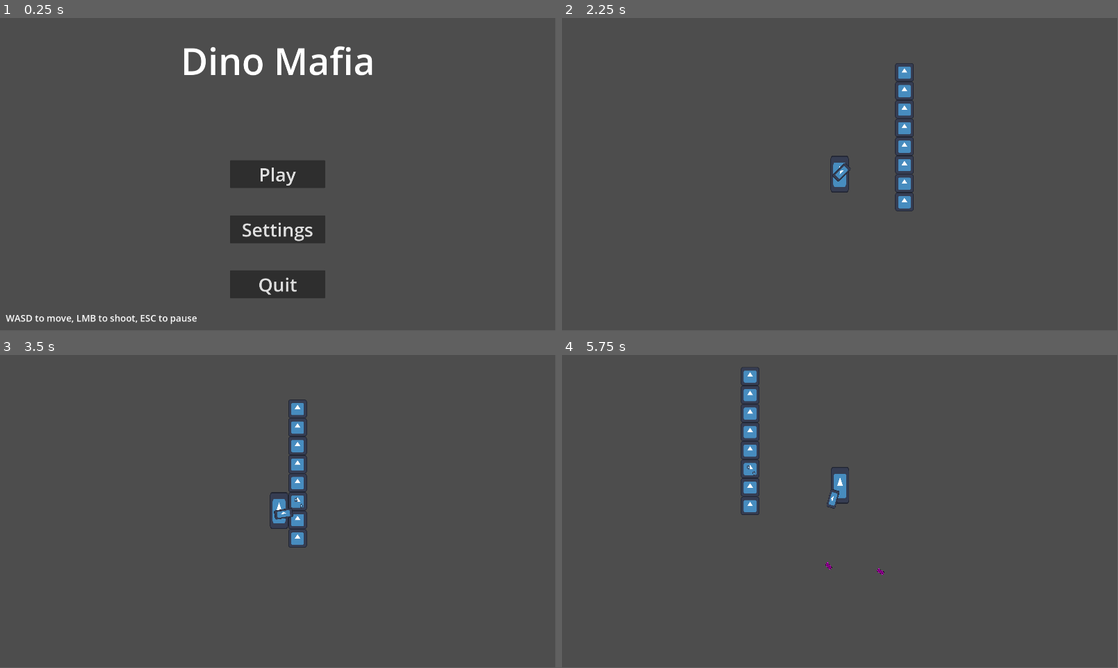
Above: before the commit, frames 1-4 (two rows, left to right).
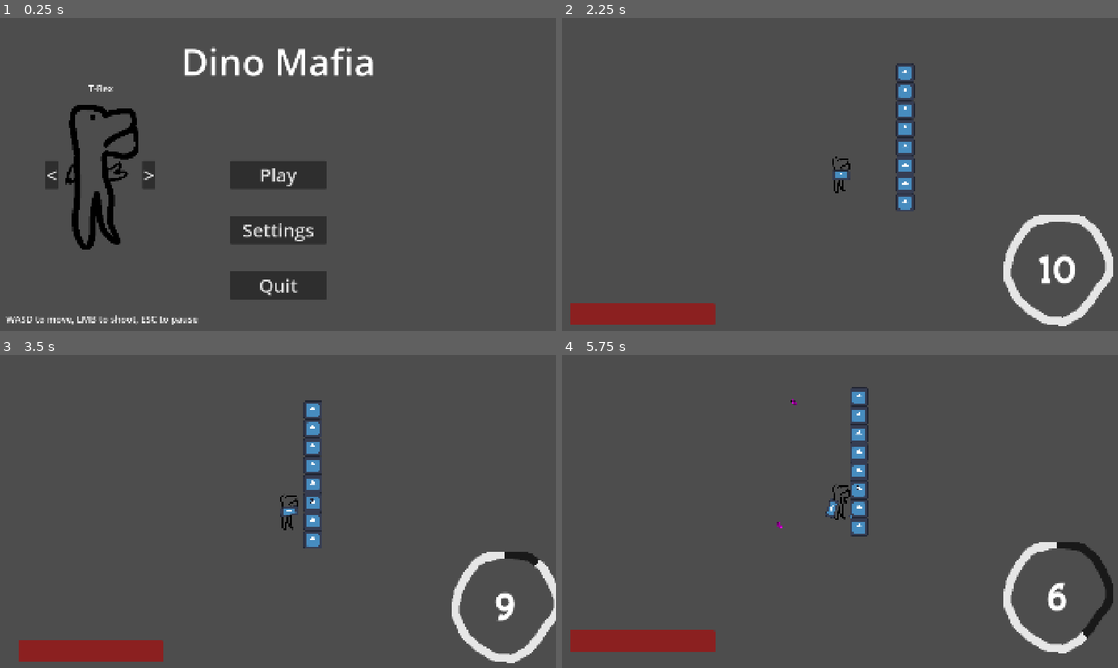
Above: after the commit, the same moments.

Repository: Username1930466/AppleSeedGameJam
Game: Godot game, scene res://scenes/Menu.tscn
The game is run twice, just before and just after one commit, with the same random seed, the same clock (stepped at 60 frames per second) and the same inputs. The engine's default icon, where the game draws it, is replaced by a stand-in: a white triangle on a blue panel in a dark square.
Inputs (mouse positions are in pixels of both pictures, inside the frame that each line leads up to):
- Up to frame 1 (0.25 s): no input
- Up to frame 2 (2.25 s): click (712, 174) at 0.5 s, where only the run after the commit has a clickable ">"; click (612, 174) at 1.25 s, where only the run after the commit has a clickable "<"; click "Play" at 2 s
- Up to frame 3 (3.5 s): tap Enter at 2.75 s; move the mouse to (400, 495) at 2.77 s; press the mouse at (400, 495) at 2.78 s; hold D (move_right) from 2.78 s (still down)
- Up to frame 4 (5.75 s): move the mouse to (728, 527) at 3.52 s; release D (move_right) at 3.53 s; release the mouse at (728, 527) at 3.53 s; hold S (move_down) 3.53-4.28 s; click (728, 527) at 3.6 s; move the mouse to (895, 442) at 4.27 s; press the mouse at (895, 442) at 4.28 s; hold D (move_right) 4.28-5.03 s; move the mouse to (812, 574) at 5.02 s; release the mouse at (812, 574) at 5.03 s; hold W (move_up) from 5.03 s (still down); click (812, 574) at 5.1 s
In our replay, the window is 799x449 before the commit and 800x450 after it. These sizes can differ from the game's own. Grey fills any space a smaller window leaves; there, only what the larger window draws over its background counts as a difference.

The runs differ from the first frame. In frame 1, 4.4% of the frame differs, in the area x 1-68%, y 8-98%; in frame 2, 4.5%; in frame 3, 5.5%; in frame 4, 6.0%, in the area x 1-100%, y 4-96%.

Commit message:
Character Selection and more

Diff:
--- a/project.godot
+++ b/project.godot
@@ -23,6 +23,7 @@
 
 window/size/viewport_width=1920
 window/size/viewport_height=1080
+window/stretch/mode="canvas_items"
 
 [input]
 
--- a/resources/bases/dino.gd
+++ b/resources/bases/dino.gd
@@ -1,6 +1,8 @@
 class_name Dino
 extends Resource
 
+@export var name: String
+@export var texture: Texture2D
 @export var speed: float
 @export var defense: float
 @export var max_health: float
--- a/resources/bases/gun.gd
+++ b/resources/bases/gun.gd
@@ -1,8 +1,8 @@
 class_name Gun
 extends Resource
 
-@export var min_damage: float
-@export var max_damage: float
+@export var min_damage: int
+@export var max_damage: int
 @export var cooldown: float
 @export var capacity: int
 @export var reload_time: float
--- a/resources/dinos/raptor.tres
+++ b/resources/dinos/raptor.tres
@@ -1,11 +1,14 @@
-[gd_resource type="Resource" script_class="Dino" load_steps=4 format=3 uid="uid://2hopmdemj2oj"]
+[gd_resource type="Resource" script_class="Dino" load_steps=5 format=3 uid="uid://2hopmdemj2oj"]
 
 [ext_resource type="Resource" uid="uid://brtuhunnv3y24" path="res://resources/guns/ak_47.tres" id="1_3ddo0"]
 [ext_resource type="Script" uid="uid://bcdxor7mnj062" path="res://resources/bases/dino.gd" id="1_cgq28"]
 [ext_resource type="Resource" uid="uid://cwxsj6rlyx3ln" path="res://resources/melee_attacks/claw.tres" id="2_x48sh"]
+[ext_resource type="Texture2D" uid="uid://k7cxx5jmbi25" path="res://textures/raptor.png" id="4_x48sh"]
 
 [resource]
 script = ExtResource("1_cgq28")
+name = "Raptor"
+texture = ExtResource("4_x48sh")
 speed = 350.0
 defense = 0.0
 max_health = 150.0
--- a/resources/dinos/t_rex.tres
+++ b/resources/dinos/t_rex.tres
@@ -1,11 +1,14 @@
-[gd_resource type="Resource" script_class="Dino" load_steps=4 format=3 uid="uid://bwj53af7ln1d8"]
+[gd_resource type="Resource" script_class="Dino" load_steps=5 format=3 uid="uid://bwj53af7ln1d8"]
 
 [ext_resource type="Resource" uid="uid://c5eg63vx407ja" path="res://resources/guns/pistol.tres" id="1_8sm0j"]
 [ext_resource type="Script" uid="uid://bcdxor7mnj062" path="res://resources/bases/dino.gd" id="1_yah4a"]
 [ext_resource type="Resource" uid="uid://c8bxfk00pejuc" path="res://resources/melee_attacks/chomp.tres" id="2_qd1pj"]
+[ext_resource type="Texture2D" uid="uid://dt80ip10hyr8q" path="res://textures/t_rex.png" id="4_qd1pj"]
 
 [resource]
 script = ExtResource("1_yah4a")
+name = "T-Rex"
+texture = ExtResource("4_qd1pj")
 speed = 200.0
 defense = 0.25
 max_health = 200.0
--- a/resources/guns/ak_47.tres
+++ b/resources/guns/ak_47.tres
@@ -4,8 +4,8 @@
 
 [resource]
 script = ExtResource("1_183yg")
-min_damage = 10.0
-max_damage = 15.0
+min_damage = 10
+max_damage = 15
 cooldown = 0.25
 capacity = 25
 reload_time = 7.5
--- a/resources/guns/pistol.tres
+++ b/resources/guns/pistol.tres
@@ -4,8 +4,8 @@
 
 [resource]
 script = ExtResource("1_6ux22")
-min_damage = 20.0
-max_damage = 20.0
+min_damage = 20
+max_damage = 20
 cooldown = 0.75
 capacity = 10
 reload_time = 5.0
--- a/scenes/Menu.tscn
+++ b/scenes/Menu.tscn
@@ -1,6 +1,7 @@
-[gd_scene load_steps=2 format=3 uid="uid://5kcvuixub80q"]
+[gd_scene load_steps=3 format=3 uid="uid://5kcvuixub80q"]
 
 [ext_resource type="Script" uid="uid://cox22j3k8a4da" path="res://scripts/menu.gd" id="1_xdvgc"]
+[ext_resource type="Texture2D" uid="uid://dt80ip10hyr8q" path="res://textures/t_rex.png" id="2_upctu"]
 
 [node name="Menu" type="Node2D"]
 script = ExtResource("1_xdvgc")
@@ -71,10 +72,10 @@
 anchor_top = 0.5
 anchor_right = 0.5
 anchor_bottom = 0.5
-offset_left = 433.0
-offset_top = -224.0
-offset_right = 657.0
-offset_bottom = -171.0
+offset_left = 721.0
+offset_top = 472.0
+offset_right = 945.0
+offset_bottom = 525.0
 grow_horizontal = 2
 grow_vertical = 2
 theme_override_font_sizes/font_size = 32
@@ -89,7 +90,48 @@
 theme_override_font_sizes/font_size = 32
 text = "WASD to move, LMB to shoot, ESC to pause"
 
+[node name="DinoSprite" type="Sprite2D" parent="."]
+position = Vector2(-612, 0)
+scale = Vector2(2, 2)
+texture = ExtResource("2_upctu")
+
+[node name="NextDinoButton" type="Button" parent="."]
+offset_left = -469.0
+offset_top = -48.0
+offset_right = -424.0
+offset_bottom = 48.0
+theme_override_font_sizes/font_size = 64
+text = ">"
+
+[node name="PrevDinoButton" type="Button" parent="."]
+offset_left = -805.0
+offset_top = -48.0
+offset_right = -760.0
+offset_bottom = 48.0
+theme_override_font_sizes/font_size = 64
+text = "<"
+
+[node name="DinoNameLabel" type="Label" parent="."]
+anchors_preset = 8
+anchor_left = 0.5
+anchor_top = 0.5
+anchor_right = 0.5
+anchor_bottom = 0.5
+offset_left = -812.0
+offset_top = -321.0
+offset_right = -412.0
+offset_bottom = -276.0
+grow_horizontal = 2
+grow_vertical = 2
+pivot_offset = Vector2(200, 0)
+theme_override_font_sizes/font_size = 32
+text = "T-Rex"
+horizontal_alignment = 1
+vertical_alignment = 1
+
 [connection signal="pressed" from="PlayButton" to="." method="_on_play_button_pressed"]
 [connection signal="pressed" from="SettingsButton" to="." method="_on_settings_button_pressed"]
 [connection signal="pressed" from="QuitButton" to="." method="_on_quit_button_pressed"]
 [connection signal="pressed" from="ScreenshakeToggle" to="." method="_on_screenshake_toggle_pressed"]
+[connection signal="pressed" from="NextDinoButton" to="." method="_on_next_dino_button_pressed"]
+[connection signal="pressed" from="PrevDinoButton" to="." method="_on_prev_dino_button_pressed"]
--- a/scenes/game.tscn
+++ b/scenes/game.tscn
@@ -1,10 +1,12 @@
-[gd_scene load_steps=8 format=4 uid="uid://ck761pu6aihp1"]
+[gd_scene load_steps=10 format=4 uid="uid://ck761pu6aihp1"]
 
 [ext_resource type="Script" uid="uid://bucn6smj0guxs" path="res://scripts/game.gd" id="1_cpr0p"]
 [ext_resource type="PackedScene" uid="uid://cxtiwxctd6gfu" path="res://scenes/player.tscn" id="2_78awf"]
 [ext_resource type="Script" uid="uid://yjjkdjuhsggu" path="res://scripts/camera.gd" id="3_78awf"]
 [ext_resource type="Texture2D" uid="uid://ba714uwlf0bsc" path="res://icon.svg" id="3_s0nni"]
 [ext_resource type="Script" uid="uid://bnnb31mnswo51" path="res://scripts/pause_menu.gd" id="5_s0nni"]
+[ext_resource type="Texture2D" uid="uid://cbqnukcc3vyho" path="res://textures/Image.png" id="6_aug50"]
+[ext_resource type="FontFile" uid="uid://bsjbfgpf7ard3" path="res://CabalBold-78yP.ttf" id="7_kiw3p"]
 
 [sub_resource type="TileSetAtlasSource" id="TileSetAtlasSource_lnu2h"]
 texture = ExtResource("3_s0nni")
@@ -182,10 +184,10 @@
 anchor_top = 0.5
 anchor_right = 0.5
 anchor_bottom = 0.5
-offset_left = 433.0
-offset_top = -224.0
-offset_right = 657.0
-offset_bottom = -171.0
+offset_left = 721.0
+offset_top = 472.0
+offset_right = 945.0
+offset_bottom = 525.0
 grow_horizontal = 2
 grow_vertical = 2
 theme_override_font_sizes/font_size = 32
@@ -200,6 +202,48 @@
 theme_override_font_sizes/font_size = 32
 text = "WASD to move, LMB to shoot, ESC to pause"
 
+[node name="UI" type="Control" parent="."]
+layout_mode = 3
+anchors_preset = 0
+offset_right = 40.0
+offset_bottom = 40.0
+
+[node name="HealthBar" type="ProgressBar" parent="UI"]
+modulate = Color(1, 0, 0, 1)
+layout_mode = 0
+offset_left = -933.0
+offset_top = 443.0
+offset_right = -433.0
+offset_bottom = 518.0
+value = 66.67
+show_percentage = false
+
+[node name="AmmoBar" type="TextureProgressBar" parent="UI"]
+layout_mode = 0
+offset_left = 556.0
+offset_top = 136.0
+offset_right = 684.0
+offset_bottom = 264.0
+scale = Vector2(3, 3)
+fill_mode = 5
+texture_under = ExtResource("6_aug50")
+texture_progress = ExtResource("6_aug50")
+tint_under = Color(0.1, 0.1, 0.1, 1)
+tint_progress = Color(0.9, 0.9, 0.9, 1)
+
+[node name="AmmoLabel" type="Label" parent="UI"]
+layout_mode = 0
+offset_left = 675.0
+offset_top = 241.0
+offset_right = 821.0
+offset_bottom = 416.0
+pivot_offset = Vector2(73, 87)
+theme_override_fonts/font = ExtResource("7_kiw3p")
+theme_override_font_sizes/font_size = 128
+text = "25"
+horizontal_alignment = 1
+vertical_alignment = 1
+
 [connection signal="pressed" from="PauseMenu/ResumeButton" to="PauseMenu" method="_on_resume_button_pressed"]
 [connection signal="pressed" from="PauseMenu/SettingsButton" to="PauseMenu" method="_on_settings_button_pressed"]
 [connection signal="pressed" from="PauseMenu/MenuButton" to="PauseMenu" method="_on_menu_button_pressed"]
--- a/scenes/player.tscn
+++ b/scenes/player.tscn
@@ -1,7 +1,8 @@
-[gd_scene load_steps=6 format=3 uid="uid://cxtiwxctd6gfu"]
+[gd_scene load_steps=7 format=3 uid="uid://cxtiwxctd6gfu"]
 
 [ext_resource type="Texture2D" uid="uid://ba714uwlf0bsc" path="res://icon.svg" id="1_3vyb7"]
 [ext_resource type="Script" uid="uid://btun4lqyn5wbj" path="res://scripts/player.gd" id="1_g2els"]
+[ext_resource type="Texture2D" uid="uid://dt80ip10hyr8q" path="res://textures/t_rex.png" id="2_qlg0r"]
 [ext_resource type="Script" uid="uid://dwn0m7wsc45h4" path="res://scripts/gun.gd" id="3_qhqgy"]
 [ext_resource type="AudioStream" uid="uid://dx56jjoxl4ho5" path="res://sounds/player_gunshot.mp3" id="4_dqkch"]
 
@@ -13,21 +14,20 @@
 script = ExtResource("1_g2els")
 
 [node name="Sprite2D" type="Sprite2D" parent="."]
-scale = Vector2(1, 2)
-texture = ExtResource("1_3vyb7")
+texture = ExtResource("2_qlg0r")
 
 [node name="Hurtbox" type="CollisionShape2D" parent="."]
 shape = SubResource("RectangleShape2D_g2els")
 
 [node name="Gun" type="Sprite2D" parent="."]
-position = Vector2(-32, 32)
+position = Vector2(-43, 0)
 scale = Vector2(1, 0.5)
 texture = ExtResource("1_3vyb7")
-offset = Vector2(64, 0)
+offset = Vector2(48, 4)
 script = ExtResource("3_qhqgy")
 
 [node name="Output" type="Marker2D" parent="Gun"]
-position = Vector2(128, -64)
+position = Vector2(112, -40)
 scale = Vector2(1, 2)
 
 [node name="AudioStreamPlayer2D" type="AudioStreamPlayer2D" parent="Gun/Output"]
--- a/scripts/Global.gd
+++ b/scripts/Global.gd
@@ -2,8 +2,11 @@
 
  # Refs
 var game: Node2D
+var player: CharacterBody2D
 var cam: Camera2D
 var paused = false
+var current_dino: Dino
+var available_dinos = {0: preload("res://resources/dinos/t_rex.tres"), 1: preload("res://resources/dinos/raptor.tres")}
 
  # Settings
 var screenshake = true
--- a/scripts/bullet.gd
+++ b/scripts/bullet.gd
@@ -1,5 +1,6 @@
 extends RigidBody2D
 
+var damage: int
 var dir: Vector2
 var hit = false
 
@@ -15,6 +16,7 @@
 	if body is TileMapLayer and !hit:
 		hit = true
 		$BulletSprite.reparent(Global.game, true)
+		$AudioStreamPlayer2D.volume_db = damage / 2
 		$AudioStreamPlayer2D.playing = true
 		await get_tree().create_timer(0.11).timeout
 		queue_free()
--- a/scripts/game.gd
+++ b/scripts/game.gd
@@ -2,7 +2,10 @@
 
 func _ready() -> void:
 	Global.game = self
+	Global.player = $Player
 	Global.cam = $Player/Camera2D
+	$UI/HealthBar.max_value = $Player.max_health
+	$UI/HealthBar.value = $Player.health
 
 func _process(delta: float) -> void:
 	if Input.is_action_just_pressed("pause"):
@@ -13,3 +16,7 @@
 			$PauseMenu.visible = true
 			$PauseMenu.position = $Player.position
 			get_tree().paused = true
+	$UI.position = $Player/Camera2D.global_position
+	$UI/HealthBar.value = $Player.health
+	$UI/AmmoBar.value = (float($Player.get_node("Gun").ammo) / Global.current_dino.gun.capacity) * 100
+	$UI/AmmoLabel.text = str($Player.get_node("Gun").ammo)
--- a/scripts/gun.gd
+++ b/scripts/gun.gd
@@ -1,12 +1,26 @@
 extends Sprite2D
 
-@export var cooldown_length = 0.5
-@export var norm_output_pos = Vector2(128, -64)
-@export var flip_output_pos = Vector2(128, 64)
+var min_damage: int
+var max_damage: int
+var cooldown_length: float
+var capacity: int
+var reload_time: float
+
+var norm_output_pos = Vector2(112, -40)
+var flip_output_pos = Vector2(112, 40)
 
 var bullet_scene = preload("res://scenes/bullet.tscn")
 var dir: Vector2
+var ammo: int
 var cooldown = 0.0
+
+func _ready() -> void:
+	min_damage = Global.current_dino.gun.min_damage
+	max_damage = Global.current_dino.gun.max_damage
+	cooldown_length = Global.current_dino.gun.cooldown
+	capacity = Global.current_dino.gun.capacity
+	ammo = capacity
+	reload_time = Global.current_dino.gun.reload_time
 
 func _process(delta: float):
 	 # Rotate gun
@@ -23,13 +37,15 @@
 	cooldown -= delta
 
 	 # Shoot
-	if Input.is_action_pressed("shoot") and cooldown <= 0:
+	if Input.is_action_pressed("shoot") and cooldown <= 0 and ammo > 0:
 		cooldown = cooldown_length
+		ammo -= 1
 		var bullet = bullet_scene.instantiate()
 		bullet.dir = dir
 		bullet.position = $Output.global_position
+		bullet.damage = randi_range(min_damage, max_damage)
 		Global.game.add_child(bullet)
 		if Global.screenshake:
-			Global.cam.screenshake(20, 0.01, 3)
+			Global.cam.screenshake(bullet.damage, 0.01, cooldown_length * 6)
 		$Output/AudioStreamPlayer2D.pitch_scale = randf_range(0.8, 1.2)
 		$Output/AudioStreamPlayer2D.playing = true
--- a/scripts/menu.gd
+++ b/scripts/menu.gd
@@ -2,9 +2,11 @@
 
 var game_scene = preload("res://scenes/Game.tscn")
 var settings = false
+var selected_dino = 0
 
 func _on_play_button_pressed() -> void:
 	get_tree().change_scene_to_packed(game_scene)
+	Global.current_dino = Global.available_dinos[selected_dino]
 
 func _on_quit_button_pressed() -> void:
 	get_tree().quit()
@@ -19,3 +21,20 @@
 
 func _on_screenshake_toggle_pressed() -> void:
 	Global.screenshake = $ScreenshakeToggle.button_pressed
+
+func _on_next_dino_button_pressed() -> void:
+	selected_dino += 1
+	if selected_dino >= Global.available_dinos.size():
+		selected_dino = 0
+	display_selected()
+
+func _on_prev_dino_button_pressed() -> void:
+	selected_dino -= 1
+	if selected_dino <= -1:
+		selected_dino = Global.available_dinos.size() - 1
+	display_selected()
+
+func display_selected():
+	var selected_stats = Global.available_dinos[selected_dino]
+	$DinoSprite.texture = selected_stats.texture
+	$DinoNameLabel.text = selected_stats.name
--- a/scripts/player.gd
+++ b/scripts/player.gd
@@ -1,6 +1,16 @@
 extends CharacterBody2D
 
-@export var speed = 500
+var speed: float
+var defense: float
+var max_health: float
+var health: float
+
+func _ready() -> void:
+	$Sprite2D.texture = Global.current_dino.texture
+	speed = Global.current_dino.speed
+	defense = Global.current_dino.defense
+	max_health = Global.current_dino.max_health
+	health = max_health
 
 func _physics_process(delta: float) -> void:
 	var input_vector = Input.get_vector("move_left", "move_right", "move_up", "move_down")
Binary file added: CabalBold-78yP.ttf
Not shown, added: CabalBold-78yP.ttf.import
Binary file added: textures/Image.png
Not shown, added: textures/Image.png.import
Binary file added: textures/raptor.png
Not shown, added: textures/raptor.png.import
Binary file added: textures/t_rex.png
Not shown, added: textures/t_rex.png.import
